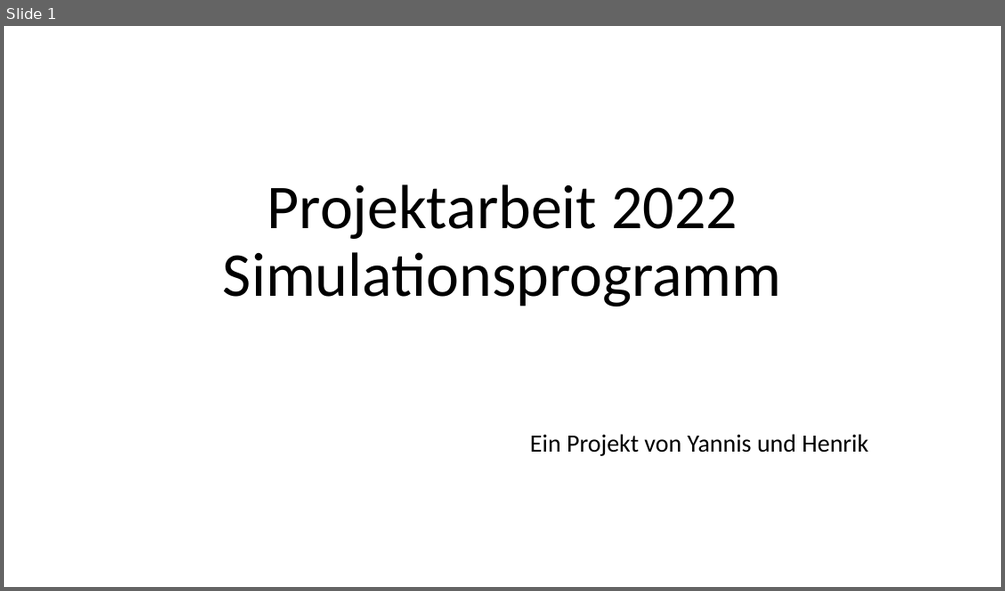
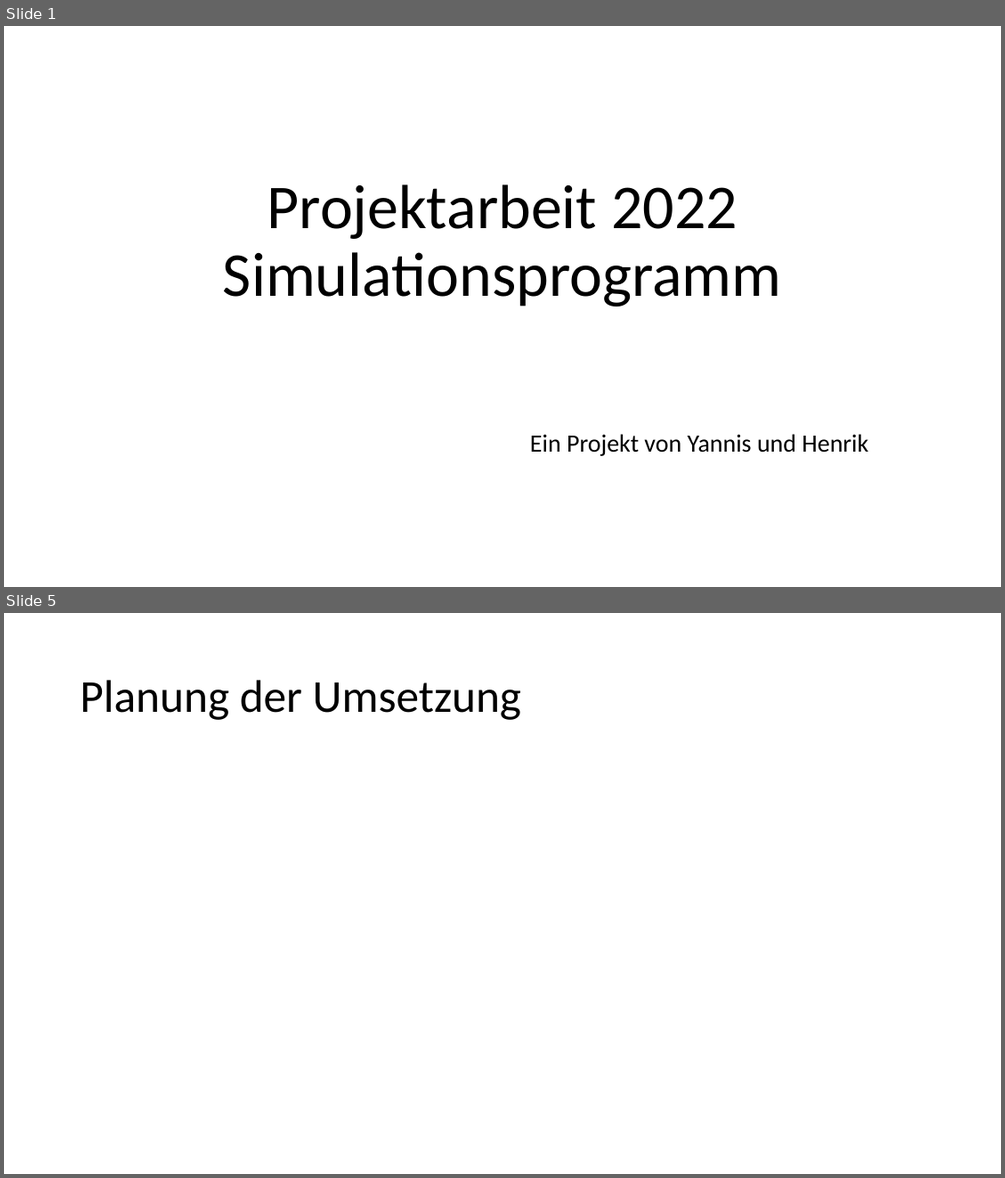
Before and after one commit to Sytoplis/InfProjekt2022, a slide deck: Präsentation Projektarbeit.pptx. Shown one above the other, each under a label of ours: slide 1 before the commit, slides 1 and 5 after it; the slides between them are not shown. The pictures are 1005x591 and 1005x1178 pixels, drawn with LibreOffice and Linux fonts; fonts in the diff are those of the drawing. Boxes give left, top, right and bottom in pixels: in the first picture for what was removed or moved away, otherwise in the second. Text is boxed around its words. In the diff, an @@ line names an element or a change of style, - is before the commit and + after.

```diff
--- a/Präsentation Projektarbeit.pptx
+++ b/Präsentation Projektarbeit.pptx
@@ slide 5 added at bbox=[4, 613, 1001, 1174], background #FFFFFF @@
@@ title added at bbox=[80, 680, 521, 720], 44 pt, text #000000 @@
+Planung der Umsetzung
```
Also in this commit, not shown: 1 slide changed, 7 other slides added, 6 slides removed.
